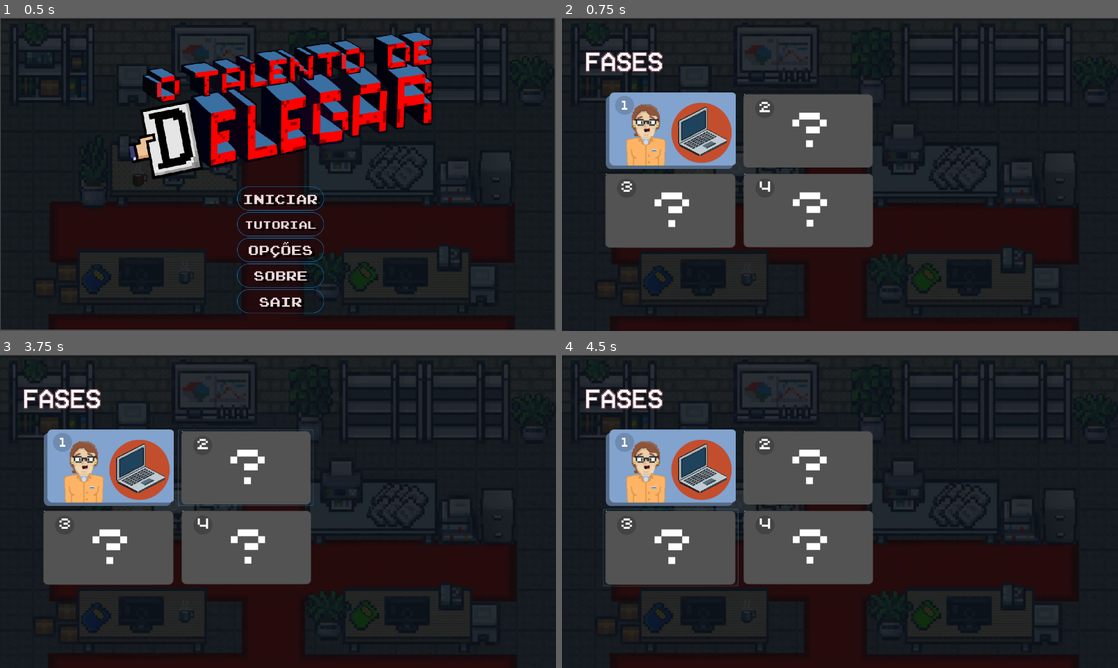
Above: before the commit, frames 1-4 (two rows, left to right).
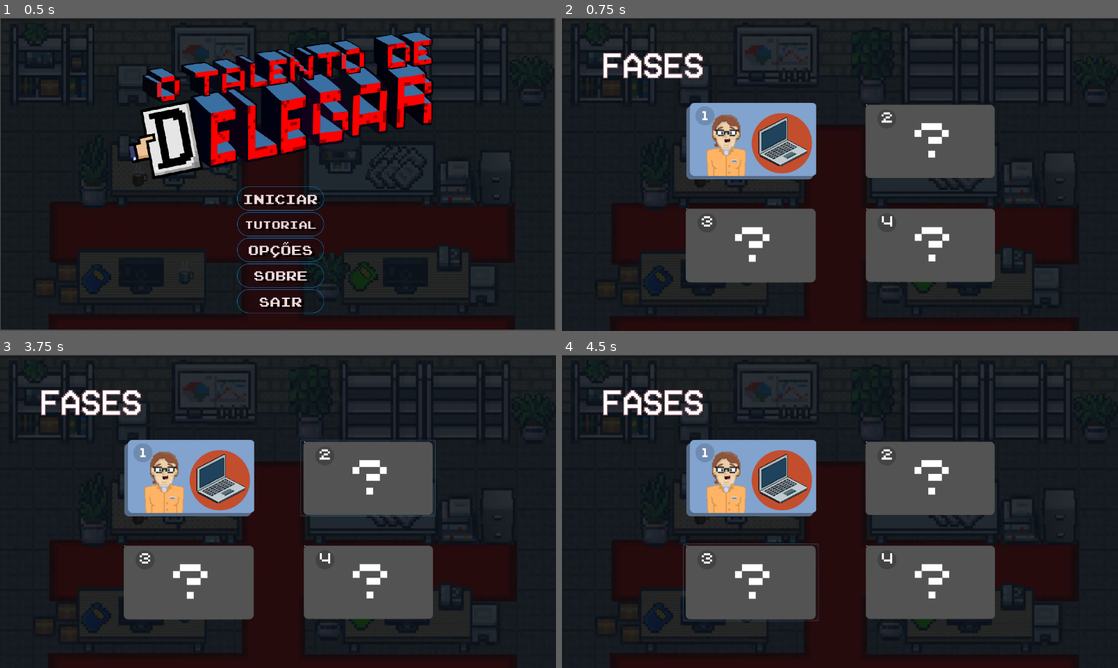
Above: after the commit, the same moments.

Repository: 2023M1T9-Inteli/grupo4
Game: Godot game, scene res://scenes/Menu.tscn
The game is run twice, just before and just after one commit, with the same random seed, the same clock (stepped at 60 frames per second) and the same inputs.
Inputs (mouse positions are in pixels of both pictures, inside the frame that each line leads up to; where the layout moved, square brackets give the same spot in the first picture):
- Up to frame 1 (0.5 s): no input
- Up to frame 2 (0.75 s): click (840, 199) at 0.5 s
- Up to frame 3 (3.75 s): click (189, 477) [111, 467] at 1.25 s; click (44, 392) at 2 s; click (278, 536) at 2.75 s; click (366, 477) [244, 467] at 3.5 s
- Up to frame 4 (4.5 s): click (751, 583) [673, 549] at 4.25 s

Frame 1 is identical in both runs. In frame 2, 34% of the frame differs, in the area x 4-78%, y 10-85%; in frame 3, 34%, in the area x 4-79%, y 10-85%; in frame 4, 34%.

Commit message:
Edição da tela de fases

Diff:
--- a/desenvolvimento/scenes/Phases.tscn
+++ b/desenvolvimento/scenes/Phases.tscn
@@ -9,7 +9,7 @@
 [ext_resource path="res://scripts/buttons/Phase1Button.gd" type="Script" id=7]
 
 [sub_resource type="DynamicFont" id=1]
-size = 61
+size = 80
 outline_size = 2
 outline_color = Color( 0.47451, 0.317647, 0.356863, 1 )
 font_data = ExtResource( 6 )
@@ -22,26 +22,26 @@
 texture = ExtResource( 1 )
 
 [node name="Title" type="Label" parent="."]
-margin_left = 53.0
-margin_top = 35.0
-margin_right = 563.0
-margin_bottom = 161.0
+margin_left = 92.0
+margin_top = 43.0
+margin_right = 602.0
+margin_bottom = 169.0
 custom_fonts/font = SubResource( 1 )
 text = "FASES"
 valign = 1
 
 [node name="GridContainer" type="GridContainer" parent="."]
-margin_left = 94.0
-margin_top = 168.0
-margin_right = 1171.0
-margin_bottom = 798.0
+margin_left = 279.0
+margin_top = 192.0
+margin_right = 1003.0
+margin_bottom = 615.0
+custom_constants/vseparation = 60
+custom_constants/hseparation = 100
 columns = 2
 
 [node name="Phase1Button" type="Button" parent="GridContainer"]
-margin_left = 20.0
-margin_top = 7.0
-margin_right = 554.0
-margin_bottom = 320.0
+margin_right = 312.0
+margin_bottom = 182.0
 size_flags_horizontal = 4
 size_flags_vertical = 4
 icon = ExtResource( 5 )
@@ -50,9 +50,10 @@
 script = ExtResource( 7 )
 
 [node name="Phase2Button" type="Button" parent="GridContainer"]
-margin_left = 579.0
-margin_right = 1158.0
-margin_bottom = 327.0
+margin_left = 412.0
+margin_top = 3.0
+margin_right = 724.0
+margin_bottom = 179.0
 size_flags_horizontal = 4
 size_flags_vertical = 4
 icon = ExtResource( 2 )
@@ -60,9 +61,9 @@
 icon_align = 1
 
 [node name="Phase3Button" type="Button" parent="GridContainer"]
-margin_top = 331.0
-margin_right = 575.0
-margin_bottom = 660.0
+margin_top = 242.0
+margin_right = 312.0
+margin_bottom = 420.0
 size_flags_horizontal = 4
 size_flags_vertical = 4
 icon = ExtResource( 3 )
@@ -70,10 +71,10 @@
 icon_align = 1
 
 [node name="Phase4Button" type="Button" parent="GridContainer"]
-margin_left = 579.0
-margin_top = 331.0
-margin_right = 1157.0
-margin_bottom = 660.0
+margin_left = 412.0
+margin_top = 242.0
+margin_right = 724.0
+margin_bottom = 419.0
 size_flags_horizontal = 4
 size_flags_vertical = 4
 icon = ExtResource( 4 )
